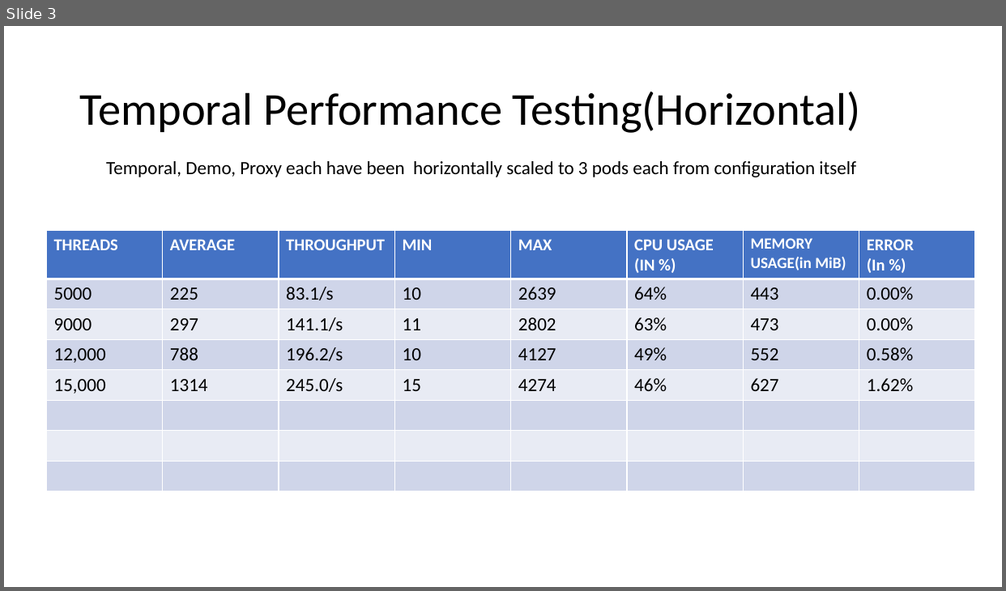
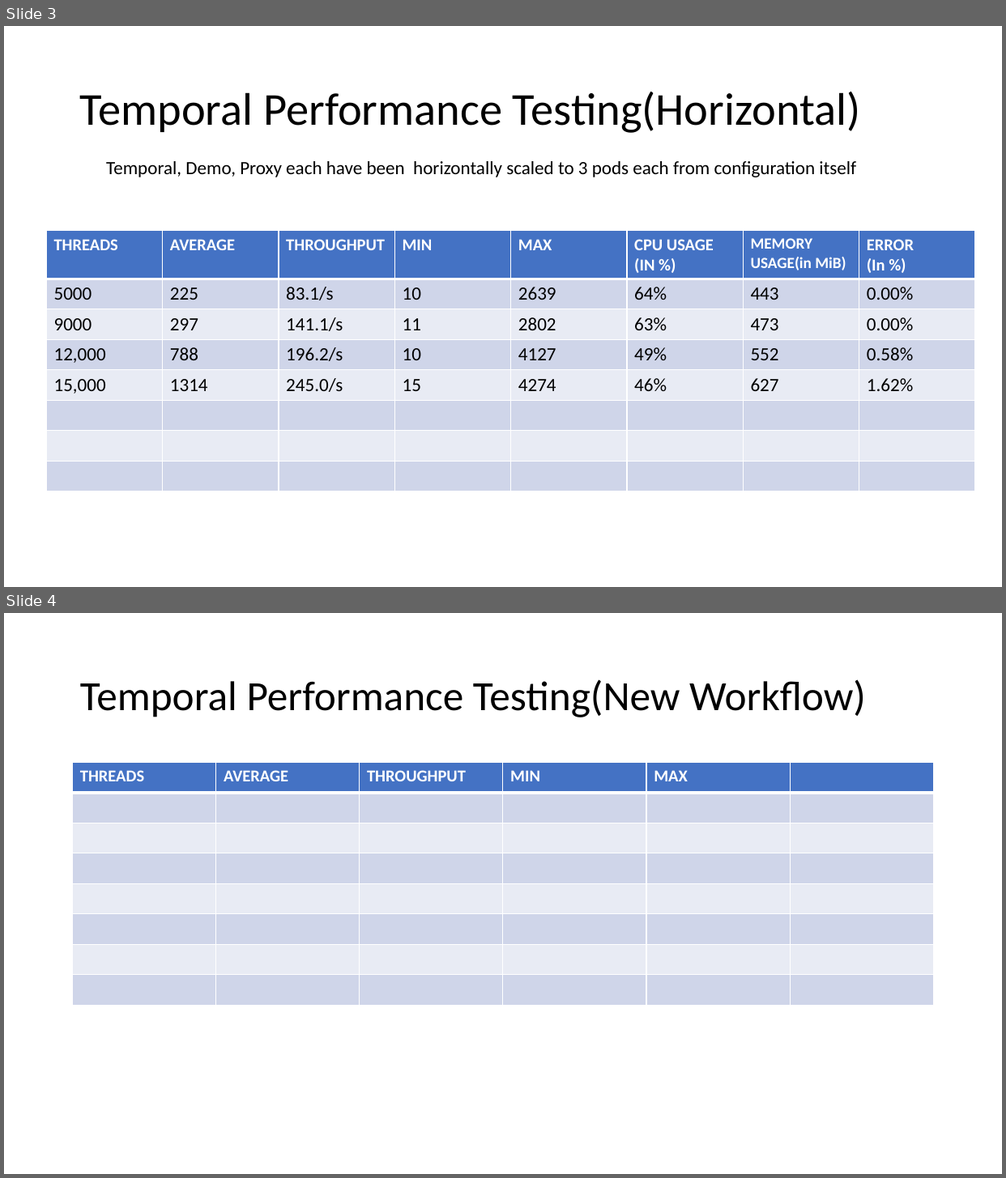
Before and after one commit to skarmanya/Temporal, a slide deck: TemporalPPT.pptx. Shown one above the other, each under a label of ours: slide 3 before the commit, slides 3 and 4 after it. The pictures are 1006x591 and 1006x1178 pixels, drawn with LibreOffice and Linux fonts; fonts in the diff are those of the drawing. Boxes give left, top, right and bottom in pixels: in the first picture for what was removed or moved away, otherwise in the second. Text is boxed around its words. In the diff, an @@ line names an element or a change of style, - is before the commit and + after.

```diff
--- a/TemporalPPT.pptx
+++ b/TemporalPPT.pptx
@@ slide 4 added at [4, 613, 1002, 1174], background #FFFFFF @@
@@ title added at [80, 679, 866, 717], 40 pt, text #000000 @@
+Temporal Performance Testing(New Workflow)
@@ table added at [73, 763, 936, 1005], 8 rows, 6 columns @@
+THREADS | AVERAGE | THROUGHPUT | MIN | MAX | 
+ |  |  |  |  | 
+ |  |  |  |  | 
+ |  |  |  |  | 
+ |  |  |  |  | 
+ |  |  |  |  | 
+ |  |  |  |  | 
+ |  |  |  |  | 
```
Also in this commit, not shown: 6 other files.
